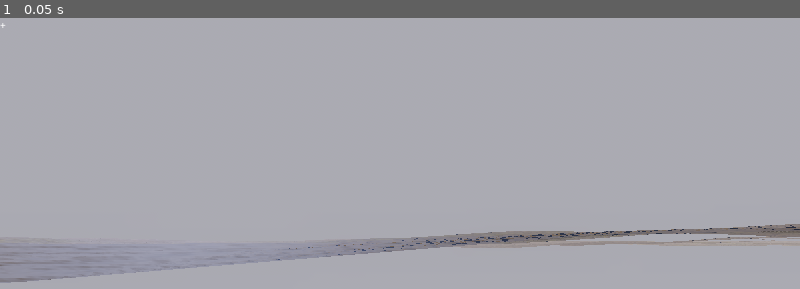
Above: before the commit, frame 1.
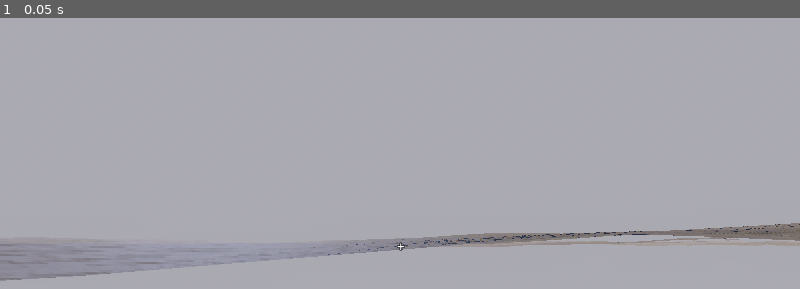
Above: after the commit, the same moment.

Repository: malleum/heartstone
Game: Godot game, scene res://src/game/game.tscn
Same seed, same stepped clock (60 frames per second), same inputs: the game is played once before the commit and once after it.
Inputs:
- Up to frame 1 (0.05 s): no input

The runs differ from the first frame. In frame 1, 1.4% of the frame differs, in the area x 0-100%, y 1-98%.

Commit message:
Player heroes from Quaternius CC0 outfits; orbit camera, click-to-weave, aim assist
- Hero: four sourced characters (peasant/ranger, male/female) assembled in Blender
  by tools/blender/build_heroes.py, animated by the Universal Animation Library
  with rotations only so each body keeps its proportions.
- Game view: camera pitch now tilts the view, character faces travel direction and
  turns to the target on a cast, left click weaves the selected weave, the
  crosshair snaps to the Trolloc nearest the view ray.
- render.sh: detect a stale compositor name and never fall back to X11.
- tools/bl.py: run Python in an open Blender through the Blender Lab MCP add-on.

Co-Authored-By: Claude Fable 5.2 <noreply@anthropic.com>
Claude-Session: https://claude.ai/code/session_01Gpjj62eNhKwkLZFDBswzAi

Diff:
--- a/src/game/game.gd
+++ b/src/game/game.gd
@@ -4,19 +4,23 @@
 ## Sim reports, which is why single-player, host and client all share this file.
 ##
 ##   godot -- [--activity=tarwins_gap_watch] [--name=Egwene] [--join=host] [--auto]
-## Controls: WASD move, mouse look, 1-9 weave at the crosshair, Esc release mouse.
+## Controls: WASD run (camera-relative), mouse look, left click weaves the selected
+## weave at the crosshair, 1-9 / wheel / Q,E select, Esc frees the mouse.
 
 var args := {}
 var session: Session
 var profile: Dictionary
 var cam: Camera3D
 var cam_yaw := PI
-var cam_pitch := -0.28
+var cam_pitch := -0.18
+var cam_dist := 3.6
+var face_yaw := 0.0            # my character faces its travel direction, or the aim while weaving
+var aim_t := 0.0               # seconds left facing the aim after a cast
+var selected := 0
 var me: Node3D                 # my HumanRig
 var actors := {}               # sim id -> {node, kind, target: Vector3, yaw}
 var fx := {}                   # sim fx id -> Node3D
 var variants: Array = []       # generated Trolloc data, shared between enemies
-var human_data: Dictionary
 var hud: Label
 var banner: Label
 var known: Array = []
@@ -33,7 +37,7 @@
 	World.build(self)
 	Terrain.amp = 0.45
 	add_child(Terrain.build_mesh(220.0, 0.75))
-	cam = Camera3D.new(); cam.fov = 62.0; add_child(cam)
+	cam = Camera3D.new(); cam.fov = 70.0; add_child(cam)
 	_hud()
 	var name_: String = args.get("name", "Novice")
 	profile = Profile.load_profile(name_)
@@ -44,13 +48,9 @@
 	var specs := []
 	for i in 8:
 		specs.append(Species.roll(Species.TROLLOC, 20 + i, {lod = 1.7, head = ["boar", "wolf", "ram", "hawk", "bear"][i % 5]}))
-	var hs := Species.roll(Species.HUMAN, hash(name_), {outfit = profile.origin, fem = 1.0 if profile.power == "saidar" else 0.0, hair = "long" if profile.power == "saidar" else "short"})
-	HumanRig.fit(hs)
-	specs.append(hs)
 	var out := []; out.resize(specs.size())
 	var id := WorkerThreadPool.add_group_task(func(i: int) -> void: out[i] = Creature.build(specs[i]), specs.size())
 	WorkerThreadPool.wait_for_group_task_completion(id)
-	human_data = out.pop_back()
 	variants = out
 	session = Session.new()
 	add_child(session)
@@ -71,27 +71,64 @@
 # --- input ------------------------------------------------------------------------
 
 func _unhandled_input(ev: InputEvent) -> void:
+	var n_known := maxi(known.size(), 1)
 	if ev is InputEventMouseMotion and Input.mouse_mode == Input.MOUSE_MODE_CAPTURED:
 		cam_yaw -= ev.relative.x * 0.003
-		cam_pitch = clampf(cam_pitch - ev.relative.y * 0.003, -1.1, 0.3)
+		cam_pitch = clampf(cam_pitch - ev.relative.y * 0.003, -1.2, 0.7)
 	elif ev is InputEventKey and ev.pressed and not ev.echo:
 		if ev.keycode == KEY_ESCAPE:
 			Input.mouse_mode = Input.MOUSE_MODE_VISIBLE
+		elif ev.keycode == KEY_Q:
+			selected = posmod(selected - 1, n_known)
+		elif ev.keycode == KEY_E:
+			selected = posmod(selected + 1, n_known)
 		var n: int = ev.keycode - KEY_1
 		if n >= 0 and n < known.size():
-			session.cast(known[n], _aim_point())
+			selected = n
 	elif ev is InputEventMouseButton and ev.pressed:
-		Input.mouse_mode = Input.MOUSE_MODE_CAPTURED
-
-## Where the crosshair meets the ground (marched along the view ray).
+		if Input.mouse_mode != Input.MOUSE_MODE_CAPTURED:
+			Input.mouse_mode = Input.MOUSE_MODE_CAPTURED
+		elif ev.button_index == MOUSE_BUTTON_LEFT:
+			_cast_selected()
+		elif ev.button_index == MOUSE_BUTTON_WHEEL_DOWN:
+			selected = posmod(selected + 1, n_known)
+		elif ev.button_index == MOUSE_BUTTON_WHEEL_UP:
+			selected = posmod(selected - 1, n_known)
+
+func _cast_selected() -> void:
+	if known.is_empty() or me == null:
+		return
+	var at := _aim_point()
+	session.cast(known[selected], at)
+	# Turn to the target at once so the cast animation throws the right way.
+	face_yaw = atan2(at.x - me.position.x, at.z - me.position.z)
+	aim_t = 1.2
+
+## What the crosshair means: the enemy nearest the view ray if one is close to it,
+## otherwise the ground the ray lands on. Players aim at Trollocs, not at dirt.
 func _aim_point() -> Vector3:
 	var from := cam.global_position
 	var dir := -cam.global_transform.basis.z
-	for i in 160:
-		var p := from + dir * (i * 0.5)
+	var best := Vector3.ZERO
+	var best_miss := 1.4
+	for id in actors:
+		var a: Dictionary = actors[id]
+		if a.kind == "player" or a.get("dead", false) or not is_instance_valid(a.node):
+			continue
+		var c: Vector3 = a.node.position + Vector3(0, 1.2, 0)
+		var along := (c - from).dot(dir)
+		if along < 2.0 or along > 90.0:
+			continue
+		var miss := (c - (from + dir * along)).length() - along * 0.012
+		if miss < best_miss:
+			best_miss = miss; best = a.node.position
+	if best != Vector3.ZERO:
+		return best
+	for i in 240:
+		var p := from + dir * (i * 0.4)
 		if p.y <= Terrain.height(p.x, p.z):
 			return p
-	return from + dir * 60.0
+	return _ground(from + dir * 45.0)
 
 func _process(dt: float) -> void:
 	frame += 1
@@ -105,14 +142,22 @@
 		var v := Input.get_vector("ui_left", "ui_right", "ui_up", "ui_down")
 		v += Vector2(float(Input.is_key_pressed(KEY_D)) - float(Input.is_key_pressed(KEY_A)), float(Input.is_key_pressed(KEY_S)) - float(Input.is_key_pressed(KEY_W)))
 		var move := Basis(Vector3.UP, cam_yaw) * Vector3(v.x, 0, v.y)
-		session.send_input(move, cam_yaw + PI)
+		aim_t -= dt
+		if aim_t <= 0.0 and move.length() > 0.1:
+			face_yaw = atan2(move.x, move.z)
+		session.send_input(move, face_yaw)
 	_draw_actors(dt)
 	_draw_fx(dt)
 	if me:
-		var pivot := me.position + Vector3(0, 1.65, 0)
-		var back := Basis(Vector3.UP, cam_yaw) * Basis(Vector3.RIGHT, cam_pitch) * Vector3(0.55, 0.25, 4.2)
-		cam.position = pivot + back
-		cam.look_at(pivot + Basis(Vector3.UP, cam_yaw) * Vector3(0.55, 0, -6))
+		# Orbit camera: the view direction itself pitches, so looking up shows the sky and
+		# looking down the ground at your feet. The shoulder offset keeps the character
+		# off the crosshair.
+		var pivot := me.position + Vector3(0, 1.55, 0)
+		var view := Basis(Vector3.UP, cam_yaw) * Basis(Vector3.RIGHT, cam_pitch)
+		var want := pivot + view * Vector3(0.6, 0.15, cam_dist)
+		want.y = maxf(want.y, Terrain.height(want.x, want.z) + 0.35)
+		cam.position = want
+		cam.basis = view
 	_draw_hud()
 
 # --- mirroring the sim ----------------------------------------------------------------
@@ -184,7 +229,7 @@
 		var id: int = e[0]
 		if not actors.has(id):
 			# Anything we were not told about by a spawn event is a player.
-			var rig := HumanRig.instantiate(human_data)
+			var rig := Hero.instantiate(Hero.kind_for(profile) if id == session.my_id else Hero.KINDS[id % Hero.KINDS.size()], id)
 			add_child(rig)
 			rig.position = _ground(Vector3(e[1], 0, e[2]))
 			actors[id] = {node = rig, kind = "player", target = rig.position, busy = 0.0}
@@ -223,7 +268,7 @@
 			n.rotation.y = lerp_angle(n.rotation.y, a.yaw, minf(10.0 * dt, 1.0))
 			a.busy = a.get("busy", 0.0) - dt
 			if a.busy <= 0.0:
-				_play(a, "Jog_Fwd" if speed > 0.6 else "Idle")
+				_play(a, ("Sprint" if speed > 6.5 else "Jog_Fwd") if speed > 0.6 else "Idle")
 	for w in walkers:
 		w.compute(dt)
 		w.apply()
@@ -244,7 +289,9 @@
 	banner.add_theme_font_size_override("font_size", 28)
 	banner.add_theme_color_override("font_outline_color", Color.BLACK); banner.add_theme_constant_override("outline_size", 6)
 	var cross := Label.new(); cross.text = "+"; layer.add_child(cross)
-	cross.set_anchors_preset(Control.PRESET_CENTER)
+	cross.set_anchors_and_offsets_preset(Control.PRESET_CENTER)
+	cross.add_theme_font_size_override("font_size", 22)
+	cross.add_theme_color_override("font_outline_color", Color.BLACK); cross.add_theme_constant_override("outline_size", 4)
 
 var _banner_t := 0.0
 func _banner(text: String, secs: float) -> void:
@@ -258,7 +305,7 @@
 		"Health %d" % int(maxf(my_hp, 0.0)), ""]
 	for i in known.size():
 		var w: Dictionary = Rules.weaves[known[i]]
-		lines.append("%d  %s  (mastery %d)" % [i + 1, w.name, Rules.mastery_level(profile, known[i])])
+		lines.append("%s %d  %s  (mastery %d)" % [">" if i == selected else "  ", i + 1, w.name, Rules.mastery_level(profile, known[i])])
 	if refusal_t > 0.0:
 		lines.append(""); lines.append("Cannot weave: " + last_refusal)
 	hud.text = "\n".join(lines)
--- /dev/null
+++ b/src/gen/hero.gd
@@ -0,0 +1,70 @@
+class_name Hero
+## Player characters: sourced Quaternius outfits (assembled by tools/blender/build_heroes.py)
+## animated by the Universal Animation Library. Generated humans looked wrong up close,
+## and the player stares at this model for the whole game, so it is the one place we
+## spend sourced art. Shadowspawn stay generated.
+
+const ANIMS := "res://assets/quaternius/ual1.glb"
+const MODEL := "res://assets/quaternius/chars/%s.glb"
+const KINDS := ["male_peasant", "female_peasant", "male_ranger", "female_ranger"]
+## Origins that dress as travellers and fighters; everyone else wears village clothes.
+const RANGER_ORIGINS := ["aiel", "warder", "borderlands", "domani"]
+
+const HAIR := [Color(0.16, 0.1, 0.06), Color(0.38, 0.22, 0.1), Color(0.62, 0.3, 0.12), Color(0.75, 0.6, 0.33), Color(0.07, 0.06, 0.06)]
+
+static var _libs := {}   # kind -> AnimationLibrary fitted to that body's proportions
+
+static func kind_for(profile: Dictionary) -> String:
+	if profile.has("look") and profile.look in KINDS:
+		return profile.look
+	var sex := "female" if profile.get("power", "saidar") == "saidar" else "male"
+	return sex + ("_ranger" if profile.get("origin", "") in RANGER_ORIGINS else "_peasant")
+
+static func instantiate(kind: String, seed := 0) -> Node3D:
+	var root: Node3D = (load(MODEL % kind) as PackedScene).instantiate()
+	var sk: Skeleton3D = root.find_children("*", "Skeleton3D", true, false)[0]
+	var ap := AnimationPlayer.new()
+	root.add_child(ap)
+	ap.add_animation_library("", _library(kind, sk))
+	ap.playback_default_blend_time = 0.15
+	root.set_meta("anim", ap)
+	root.set_meta("skeleton", sk)
+	var tint: Color = HAIR[absi(hash(str(seed) + kind)) % HAIR.size()]
+	for m: MeshInstance3D in root.find_children("*", "MeshInstance3D", true, false):
+		m.extra_cull_margin = 1.0   # skinned bounds lag the pose
+		if m.name.begins_with("Hair") or m.name.begins_with("Eyebrows"):
+			# The pack ships hair as a grey map meant to be tinted.
+			for i in m.mesh.get_surface_count():
+				var mat: BaseMaterial3D = m.get_active_material(i).duplicate()
+				mat.albedo_color = tint
+				m.set_surface_override_material(i, mat)
+	return root
+
+## The clips were authored on a mannequin with other limb lengths. Keeping only the
+## rotations (plus a rescaled hip height) lets every body keep its own proportions.
+static func _library(kind: String, sk: Skeleton3D) -> AnimationLibrary:
+	if _libs.has(kind):
+		return _libs[kind]
+	var src: Node = (load(ANIMS) as PackedScene).instantiate()
+	var sap: AnimationPlayer = src.find_children("*", "AnimationPlayer", true, false)[0]
+	var ssk: Skeleton3D = src.find_children("*", "Skeleton3D", true, false)[0]
+	var hip := sk.find_bone("pelvis")
+	var ratio := sk.get_bone_rest(hip).origin.length() / maxf(ssk.get_bone_rest(ssk.find_bone("pelvis")).origin.length(), 0.001)
+	var lib := AnimationLibrary.new()
+	for clip in sap.get_animation_list():
+		var a: Animation = sap.get_animation(clip).duplicate(true)
+		for t in range(a.get_track_count() - 1, -1, -1):
+			var bone := String(a.track_get_path(t)).get_slice(":", 1)
+			match a.track_get_type(t):
+				Animation.TYPE_SCALE_3D:
+					a.remove_track(t)
+				Animation.TYPE_POSITION_3D:
+					if bone == "pelvis":
+						for k in a.track_get_key_count(t):
+							a.track_set_key_value(t, k, a.track_get_key_value(t, k) * ratio)
+					elif bone != "root":
+						a.remove_track(t)
+		lib.add_animation(clip, a)
+	src.free()
+	_libs[kind] = lib
+	return lib
--- a/src/test/test_scene.gd
+++ b/src/test/test_scene.gd
@@ -198,6 +198,22 @@
 	var d := _f("dist", 4.2); var ang := deg_to_rad(_f("yaw", 25))
 	_look(Vector3(sin(ang) * d, _f("camy", 1.3), cos(ang) * d), Vector3(0, _f("aty", 1.0), 0))
 
+func _mode_heroes() -> void:
+	Terrain.amp = 0.0
+	var rigs := []
+	for i in Hero.KINDS.size():
+		var r := Hero.instantiate(Hero.KINDS[i])
+		r.position = Vector3((i - 1.5) * 1.1, 0, 0)
+		add_child(r); rigs.append(r)
+		var ap: AnimationPlayer = r.get_meta("anim")
+		if i == 0 and not args.has("quiet"): print("HERO clips ", ap.get_animation_list())
+		ap.play(args.get("clip", "Idle"))
+	if args.has("then"):
+		events[int(_f("at", 30))] = func() -> void:
+			for r in rigs: (r.get_meta("anim") as AnimationPlayer).play(args.then, 0.2)
+	var d := _f("dist", 4.4); var ang := deg_to_rad(_f("yaw", 20))
+	_look(Vector3(sin(ang) * d, _f("camy", 1.3), cos(ang) * d), Vector3(0, _f("aty", 1.0), 0))
+
 ## Idle line-up, seen from roughly where a third-person player camera would sit.
 func _mode_lineup() -> void:
 	var n := int(_f("n", 8))
Binary file added: assets/quaternius/chars/female_peasant.glb
Binary file added: assets/quaternius/chars/female_ranger.glb
Binary file added: assets/quaternius/chars/male_peasant.glb
Binary file added: assets/quaternius/chars/male_ranger.glb
Binary file added: assets/quaternius/ual1.glb
Binary file changed: docs/img/game.jpg
Binary file added: docs/img/heroes.jpg
Not shown, added: src/gen/hero.gd.uid
Not shown, changed: tools/render.sh
